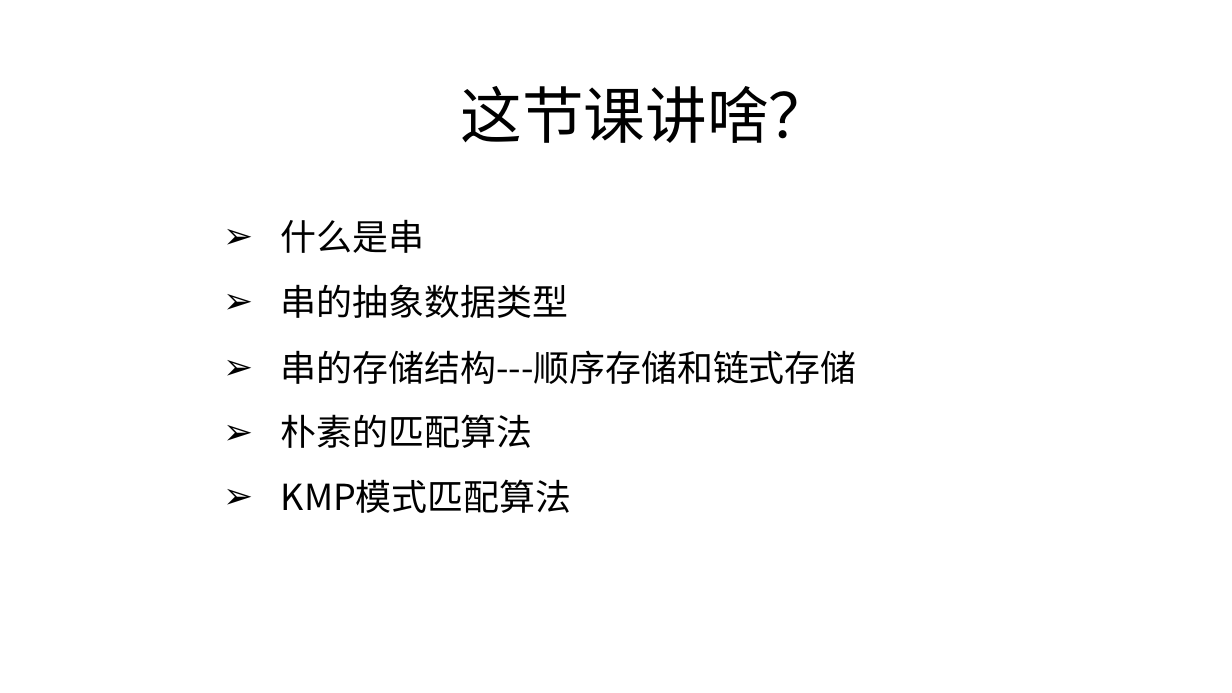
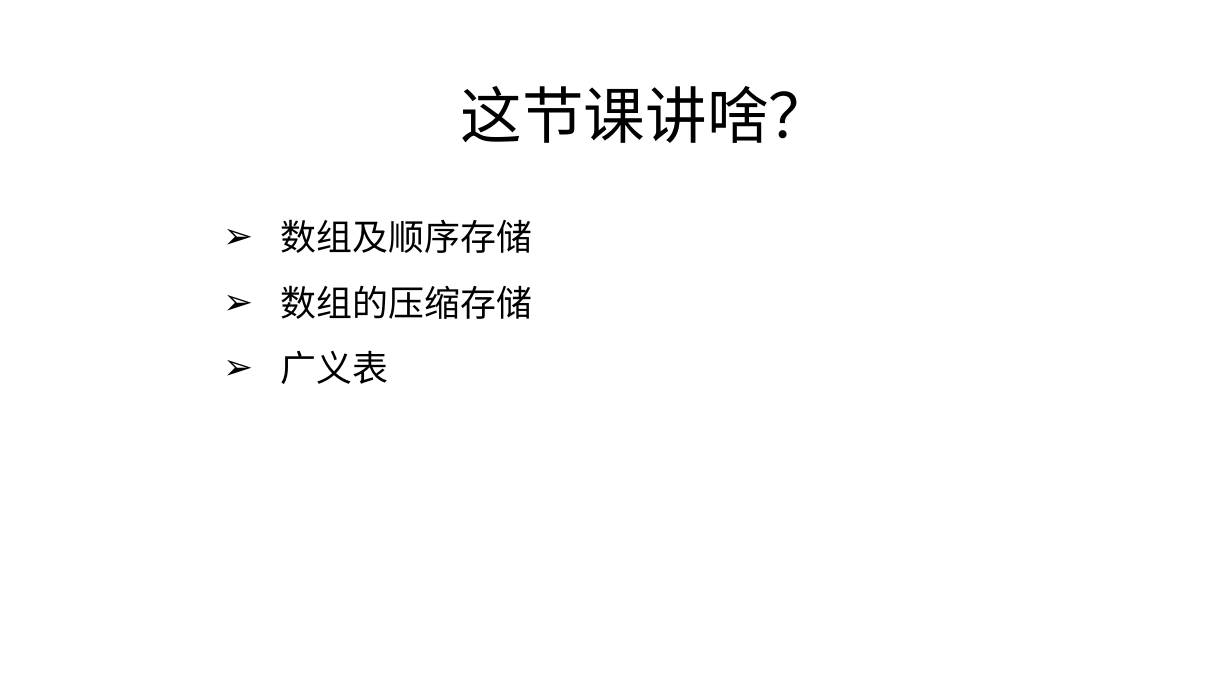
Before and after one commit to zjyesir/hmc_data_structure, a slide deck: slide 2 of ppt/5.数组和广义表.pptx. Drawn at 1232x693 pixels with LibreOffice and Linux fonts; fonts in the diff are those of the drawing; background and template pictures are left out. Boxes give left, top, right and bottom in pixels: in the first picture for what was removed or moved away, otherwise in the second. Text is boxed around its words. In the diff, an @@ line names an element or a change of style, - is before the commit and + after.

Commit message:
数组和线性表 ppt做完

```diff
--- a/ppt/5.数组和广义表.pptx
+++ b/ppt/5.数组和广义表.pptx
@@ text at [281,219,532,384]: text changed @@
-➢ 什么是串
-➢ 串的抽象数据类型
-➢ 串的存储结构---顺序存储和链式存储
-➢ 朴素的匹配算法
-➢ KMP模式匹配算法
+➢ 数组及顺序存储
+➢ 数组的压缩存储
+➢ 广义表
```
Also in this commit, not shown: 3 other slides changed, 11 slides added, 5 slides removed, 3 other files.
